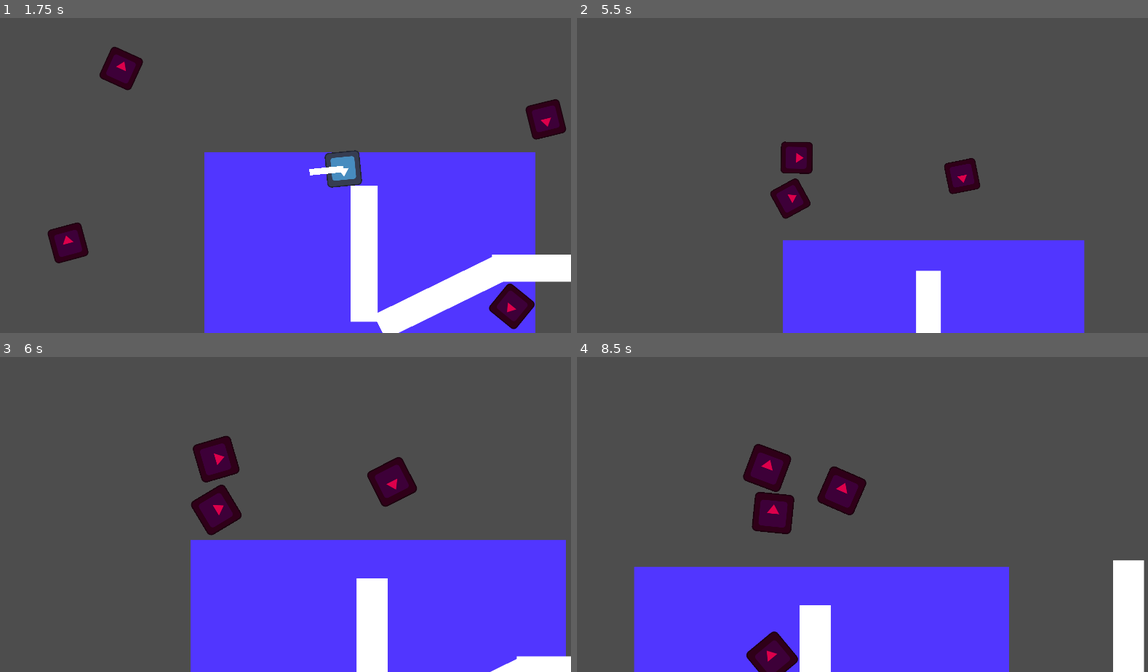
Above: before the commit, frames 1-4 (two rows, left to right).
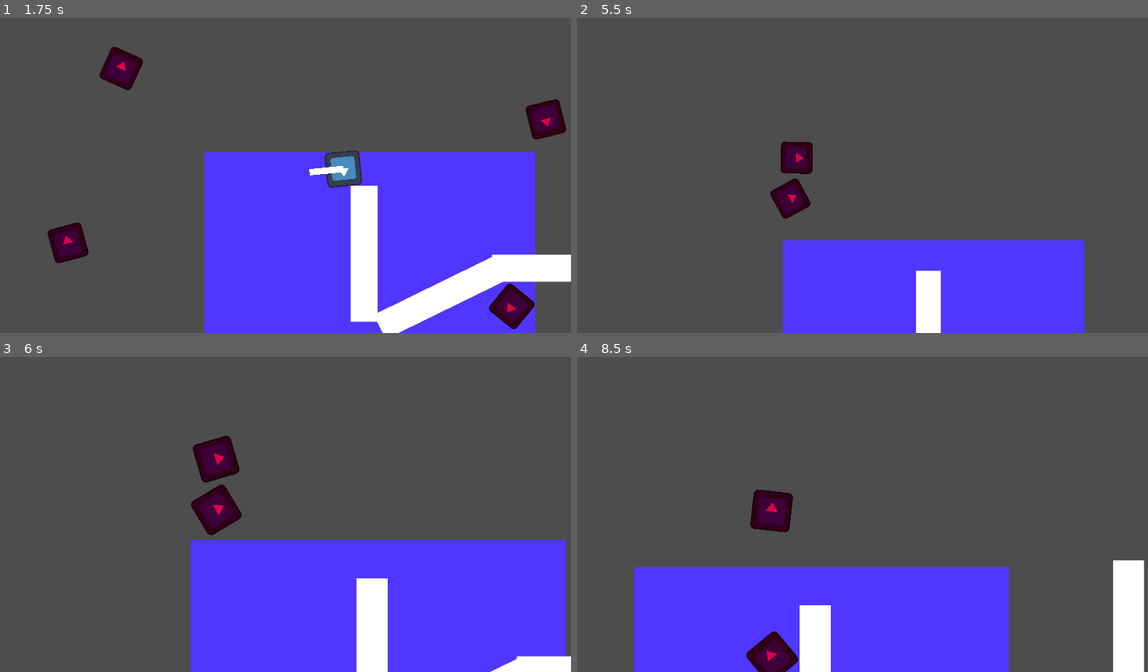
Above: after the commit, the same moments.

Repository: yasukawa426/top-down-shooter
Game: Godot game, scene res://scenes/main.tscn
Two runs of this game, one before a commit and one after it. Both use one fixed random seed, a clock stepped at 60 frames per second and the inputs below. The engine's default icon, where the game draws it, is replaced by a stand-in: a white triangle on a blue panel in a dark square.
Inputs (mouse positions are in pixels of both pictures, inside the frame that each line leads up to):
- Up to frame 1 (1.75 s): move the mouse to (405, 153) at 0.52 s; hold D (move_right) 0.53-1.28 s; tap Space (shoot) at 0.6 s; move the mouse to (165, 184) at 1.27 s; hold S (move_down) from 1.28 s (still down); tap Mouse wheel up (zoom_in) at 1.35 s
- Up to frame 2 (5.5 s): move the mouse to (913, 96) at 2.02 s; release S (move_down) at 2.03 s; hold D (move_right) 2.03-2.78 s; hold Mouse wheel down (zoom_out) 2.03-2.78 s; move the mouse to (828, 235) at 2.77 s; hold W (move_up) 2.78-3.53 s; tap Space (shoot) at 2.85, 5.1 s; move the mouse to (1033, 219) at 3.52 s; hold Mouse wheel up (zoom_in) 3.53-4.28 s; hold A (move_left) 3.53-5.03 s; move the mouse to (679, 121) at 4.27 s; tap Mouse wheel down (zoom_out) at 4.35 s; move the mouse to (885, 169) at 5.02 s; hold S (move_down) from 5.03 s (still down)
- Up to frame 3 (6 s): move the mouse to (194, 426) at 5.77 s; release S (move_down) at 5.78 s; hold D (move_right) from 5.78 s (still down); tap Mouse wheel up (zoom_in) at 5.85 s
- Up to frame 4 (8.5 s): move the mouse to (982, 492) at 6.52 s; release D (move_right) at 6.53 s; hold W (move_up) 6.53-7.28 s; hold Mouse wheel down (zoom_out) 6.53-7.28 s; move the mouse to (742, 523) at 7.27 s; hold D (move_right) 7.28-8.03 s; tap Space (shoot) at 7.35 s; move the mouse to (913, 435) at 8.02 s; hold S (move_down) from 8.03 s (still down); hold Mouse wheel up (zoom_in) from 8.03 s (still down)

Frame 1 is identical in both runs. In frame 2, 0.6% of the frame differs, in the area x 64-71%, y 44-56%; in frame 3, 0.9%; in frame 4, 2.0%, in the area x 29-51%, y 27-57%.

Commit message:
feat: implement enemy death

Diff:
--- a/scenes/enemies/enemy.gd
+++ b/scenes/enemies/enemy.gd
@@ -30,3 +30,11 @@
 			velocity = velocity.normalized() * SPEED
 
 		move_and_slide()
+
+
+
+
+#got hit by a bullet -> dies and delete bullet
+func _on_area_2d_body_entered(body: Node2D) -> void:
+	queue_free()
+	body.queue_free()
--- a/scenes/enemies/enemy.tscn
+++ b/scenes/enemies/enemy.tscn
@@ -18,3 +18,12 @@
 
 [node name="CollisionShape2D" type="CollisionShape2D" parent="." unique_id=291681670]
 shape = SubResource("RectangleShape2D_8e3ao")
+
+[node name="Area2D" type="Area2D" parent="." unique_id=1547769493]
+collision_layer = 2
+collision_mask = 16
+
+[node name="CollisionShape2D" type="CollisionShape2D" parent="Area2D" unique_id=1495612045]
+shape = SubResource("RectangleShape2D_8e3ao")
+
+[connection signal="body_entered" from="Area2D" to="." method="_on_area_2d_body_entered"]
